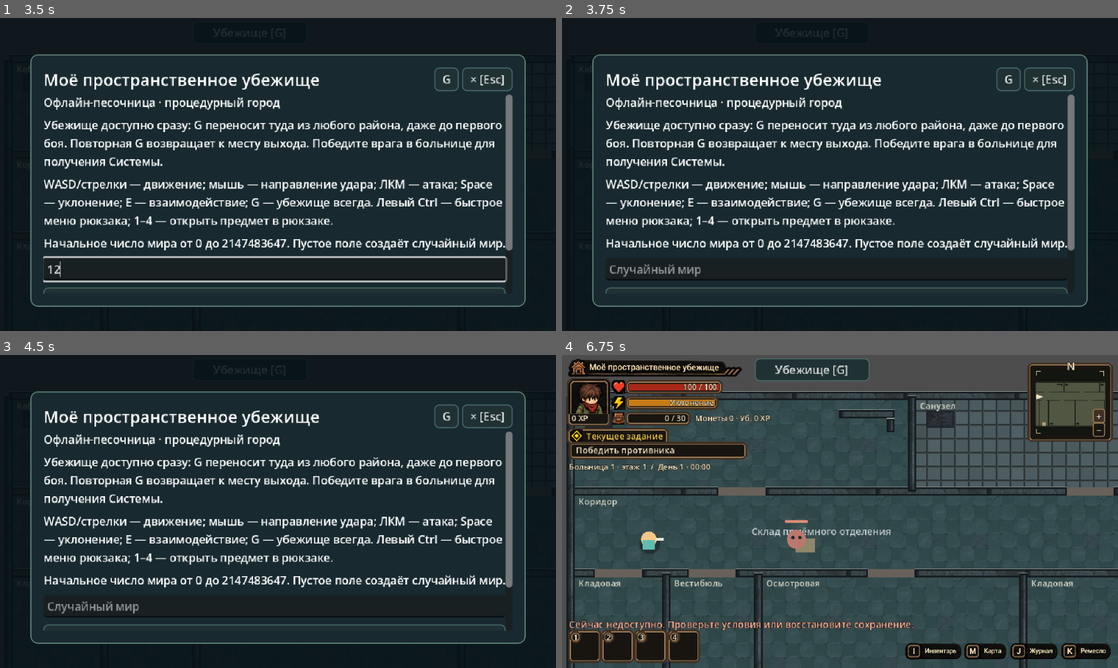
Above: before the commit, frames 1-4 (two rows, left to right).
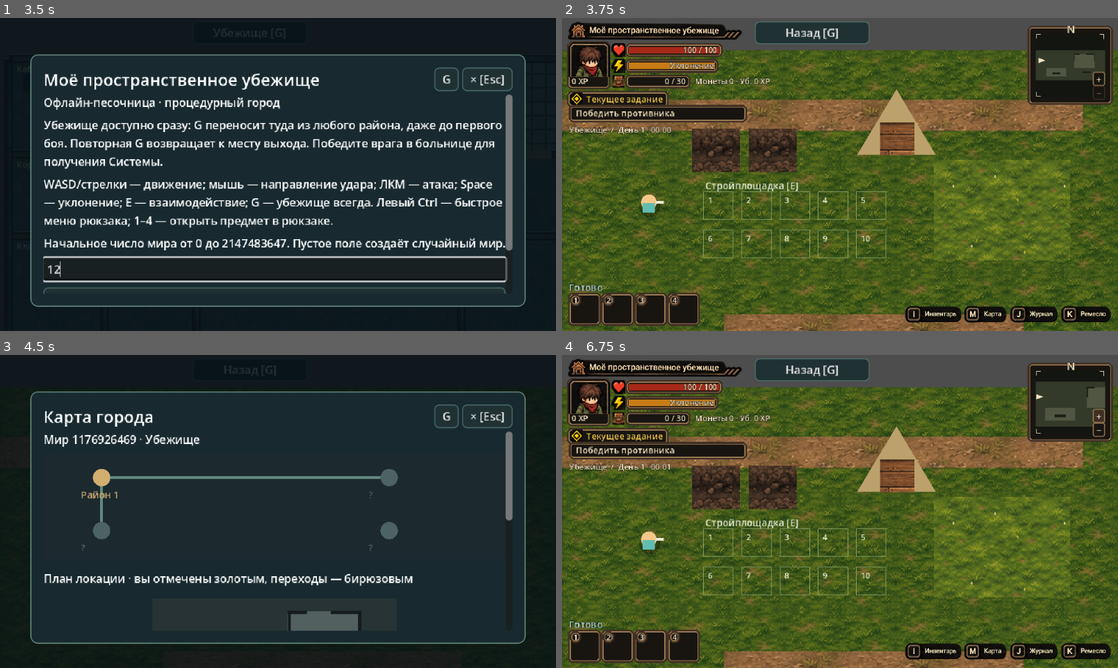
Above: after the commit, the same moments.

Repository: AndreyCokol/My_shelter
Game: Godot game, scene res://game/scenes/main/playable.tscn
The game is run twice, just before and just after one commit, with the same random seed, the same clock (stepped at 60 frames per second) and the same inputs.
Inputs (mouse positions are in pixels of both pictures, inside the frame that each line leads up to):
- Up to frame 1 (3.5 s): click (272, 268) at 0.52 s; type "12" at 0.6 s; click "Начать игру" at 1.25 s; click "Начать игру" at 2 s; click "Убежище [G]" at 2.75 s
- Up to frame 2 (3.75 s): click "G" at 3.5 s
- Up to frame 3 (4.5 s): click (505, 401) at 4.27 s
- Up to frame 4 (6.75 s): click "Убежище [G]" (after the commit: "Назад [G]") at 5 s; click "× [Esc]" at 5.75 s; click "+" at 6.5 s

Frame 1 is identical in both runs. In frame 2, 95% of the frame differs, in the area x 0-100%, y 0-100%; in frame 3, 12%; in frame 4, 78%.
Error before the commit: Invalid call to function 'try_transition' in base 'RefCounted (scene_router.gd)'. Expected 5 argument(s). (res://game/app/game_app.gd:117)

Commit message:
feat(world): transmit enemy AI runtime through checkpoint and restore on scene bind

Diff:
--- a/game/systems/scene_router/scene_router.gd
+++ b/game/systems/scene_router/scene_router.gd
@@ -32,7 +32,7 @@
 	var ticket := prepare_runtime(_session.get_snapshot(), "load")
 	return ticket.get("ok", false) and bool(ticket.install.call())
 
-func try_transition(action_id: String, destination_scene_id: String, entry_point_id: String, actor_health: int = -1, enemy_health: int = -1) -> Dictionary:
+func try_transition(action_id: String, destination_scene_id: String, entry_point_id: String, actor_health: int = -1, enemy_health: int = -1, enemy_runtime: Dictionary = {}) -> Dictionary:
 	if _transitioning or _session.is_busy():
 		return _error("UNAVAILABLE", action_id)
 	var state: Dictionary = _session.get_snapshot()
@@ -50,6 +50,7 @@
 		request.context.health = actor_health
 	if enemy_health >= 0:
 		request.context.enemy_health = enemy_health
+		request.context.enemy_runtime = enemy_runtime.duplicate(true)
 	var restore_position: bool = state.schema_version != 4 or (
 		state.scene.current_scene_id == "shelter" and destination_scene_id == state.scene.return_scene_id and entry_point_id == "default")
 	request.context.arrival_position = state.scene.positions.get(destination_scene_id, staged.position).duplicate(true) if restore_position else staged.position
